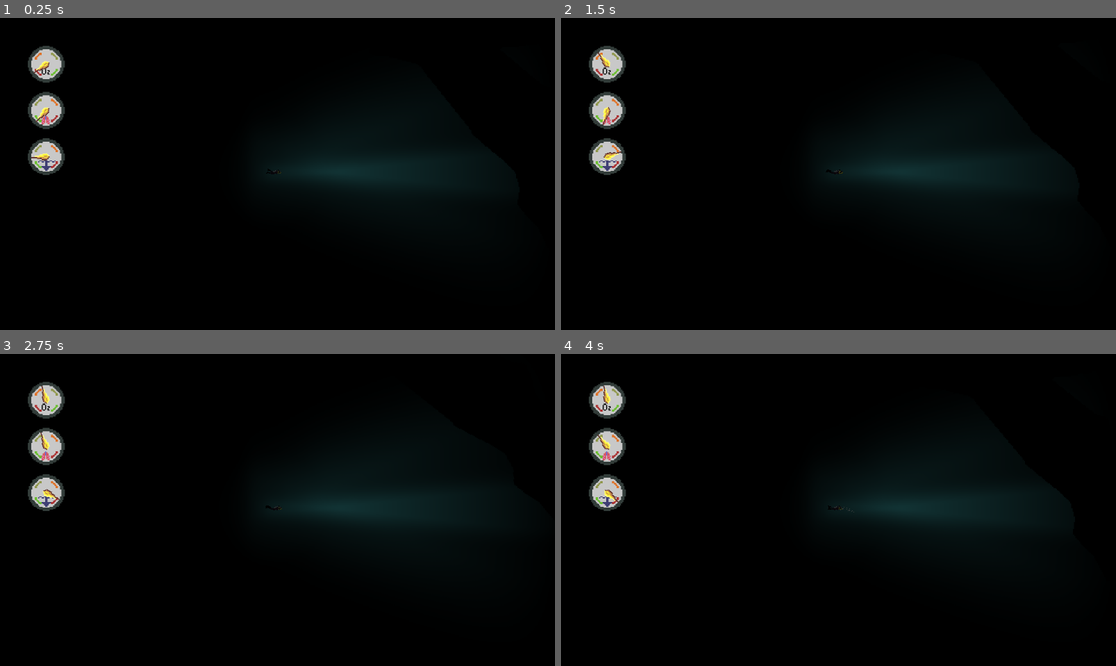
Above: before the commit, frames 1-4 (two rows, left to right).
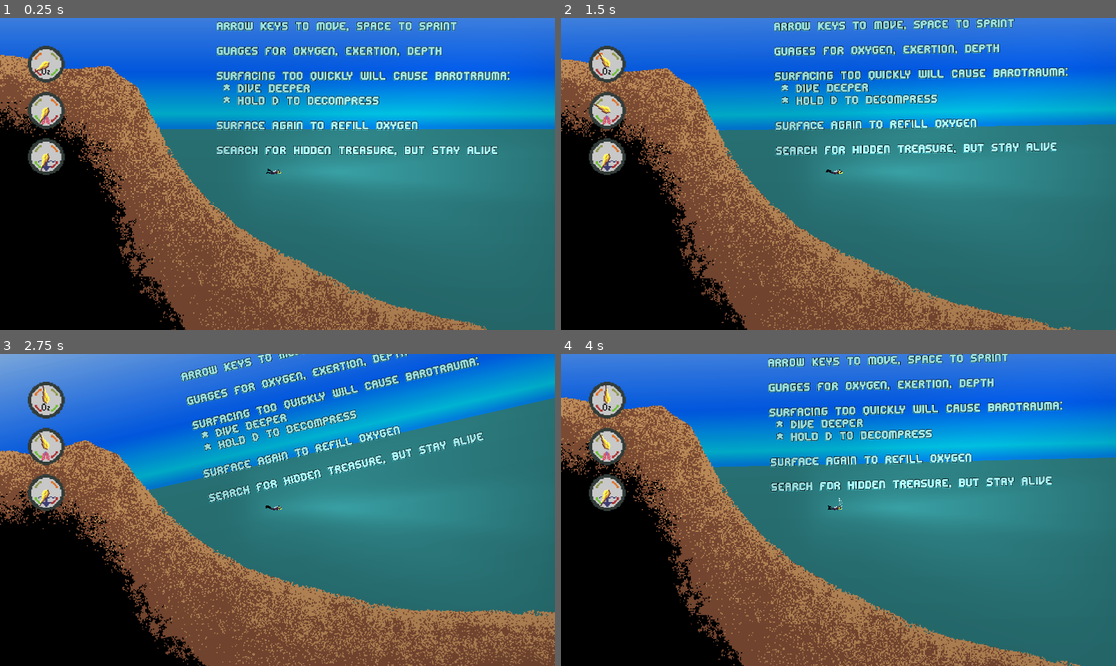
Above: after the commit, the same moments.

Repository: BrothersChimes/aphosis
Game: Godot game, scene res://map_and_lighting.tscn
Same seed, same stepped clock (60 frames per second), same inputs: the game is played once before the commit and once after it.
Inputs:
- Up to frame 1 (0.25 s): no input
- Up to frame 2 (1.5 s): hold Right (right_button) 0.53-1.28 s; hold D (decompress) 0.53-1.28 s; tap Space (sprint) at 0.8, 1.35 s; hold Down (down_button) from 1.28 s (still down)
- Up to frame 3 (2.75 s): tap D (decompress) at 1.55 s; release Down (down_button) at 2.03 s; hold Right (right_button) from 2.03 s (still down); hold D (decompress) from 2.03 s (still down); tap Space (sprint) at 2.3 s
- Up to frame 4 (4 s): release Right (right_button) at 2.78 s; release D (decompress) at 2.78 s; hold Up (up_button) 2.78-3.53 s; tap Space (sprint) at 2.85, 3.8 s; tap D (decompress) at 3.05 s; hold Left (left_button) from 3.53 s (still down); hold D (decompress) from 3.53 s (still down)

The runs differ from the first frame. In frame 1, 84% of the frame differs, in the area x 0-100%, y 0-100%; in frame 2, 84%; in frame 3, 87%; in frame 4, 85%.

Commit message:
Startup instructions

Diff:
--- a/map_and_lighting.tscn
+++ b/map_and_lighting.tscn
@@ -13,6 +13,7 @@
 [ext_resource type="Texture2D" uid="uid://ccjaenoxdgca5" path="res://map/light/sunlight.png" id="10_jp1ly"]
 [ext_resource type="Texture2D" uid="uid://brhb8crj2darx" path="res://map/light/halfcircle.png" id="11_1lwtq"]
 [ext_resource type="PackedScene" uid="uid://c6586uvb04uv8" path="res://HUD.tscn" id="12_v2bcd"]
+[ext_resource type="FontFile" uid="uid://danqdd8inop1u" path="res://Fonts/editundo.ttf" id="14_qhwth"]
 
 [sub_resource type="Gradient" id="Gradient_0hivh"]
 offsets = PackedFloat32Array(0, 0.0476684, 0.2, 0.813471)
@@ -47,6 +48,10 @@
 closed = false
 cull_mode = 2
 polygon = PackedVector2Array(3966, 2312, 3952, 2035, 3882, 1859, 3903, 1650, 3917, 1465, 3828, 1224, 4033, 1231, 3958, 1713, 4050, 1918, 4011, 2181)
+
+[sub_resource type="Theme" id="Theme_cr5vm"]
+default_font = ExtResource("14_qhwth")
+default_font_size = 48
 
 [node name="Node2D" type="Node2D"]
 script = ExtResource("1_mt1lk")
@@ -83,7 +88,8 @@
 texture = SubResource("GradientTexture2D_62yqm")
 
 [node name="Player" parent="." instance=ExtResource("4_k1fx0")]
-position = Vector2(1908, 7979)
+position = Vector2(2068, 152)
+rotation = 1.5708
 
 [node name="Camera2D" type="Camera2D" parent="Player"]
 position = Vector2(7, 5)
@@ -265,4 +271,28 @@
 
 [node name="HUD" parent="." instance=ExtResource("12_v2bcd")]
 
+[node name="Start Instructions" type="RichTextLabel" parent="."]
+offset_left = 1853.0
+offset_top = -375.0
+offset_right = 3193.0
+offset_bottom = 132.0
+theme = SubResource("Theme_cr5vm")
+theme_override_colors/default_color = Color(0.685829, 0.989782, 1, 1)
+theme_override_colors/font_shadow_color = Color(0.281843, 0.922539, 1, 1)
+theme_override_constants/outline_size = 5
+theme_override_constants/shadow_offset_y = 2
+theme_override_constants/shadow_offset_x = -2
+theme_override_constants/shadow_outline_size = 2
+text = "Arrow keys to move, space to sprint
+
+Guages for oxygen, exertion, depth
+
+Surfacing too quickly will cause barotrauma:
+ * Dive deeper
+ * hold D to decompress
+
+Surface again to refill oxygen
+
+Search for hidden treasure, but stay alive"
+
 [editable path="Skywall"]
Not shown: 1 places in map_and_lighting.tscn that only renumber resources
